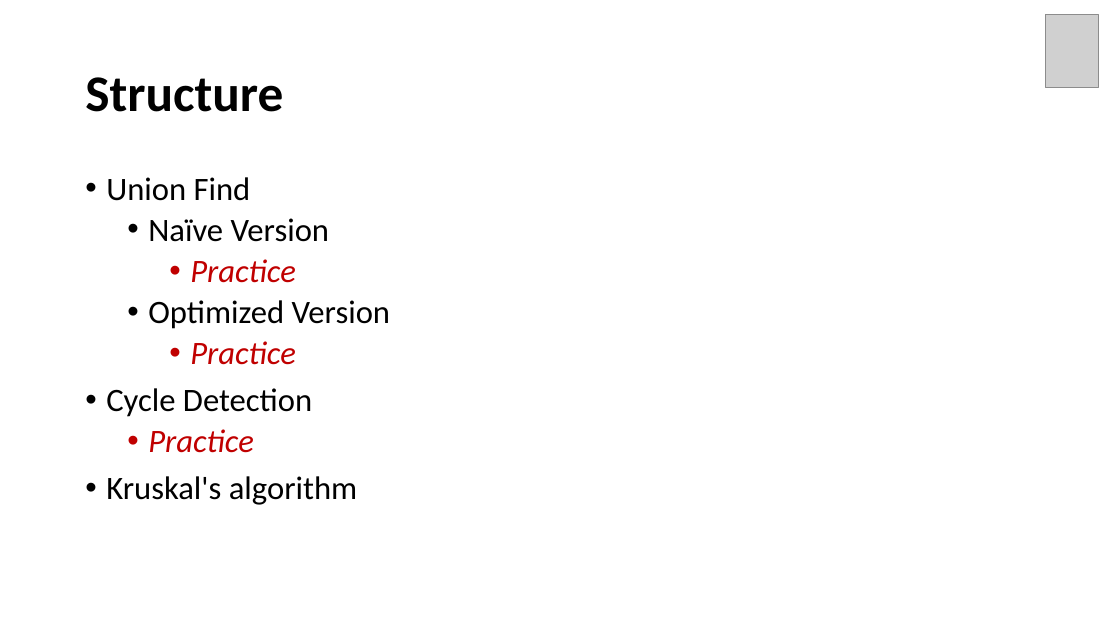
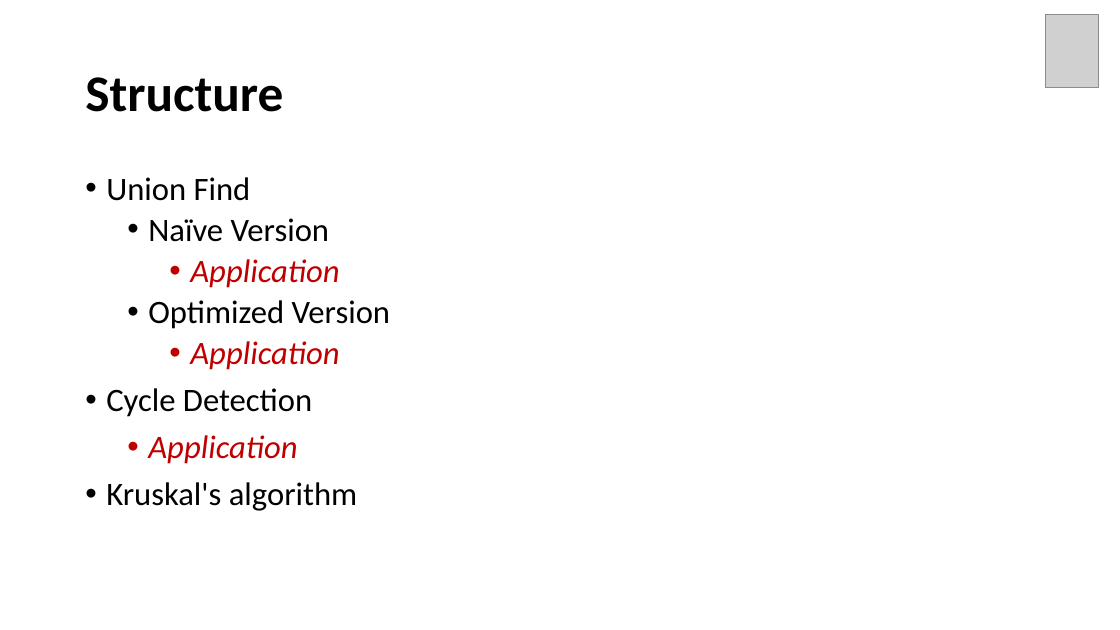
Before and after one commit to Neo-Hao/union-find, a slide deck: slide 122 of slides.pptx (slide 113 before the commit). Drawn at 1120x630 pixels with LibreOffice and Linux fonts; fonts in the diff are those of the drawing; grey boxes stand for pictures. Boxes give left, top, right and bottom in pixels: in the first picture for what was removed or moved away, otherwise in the second. Text is boxed around its words. In the diff, an @@ line names an element or a change of style, - is before the commit and + after.

```diff
--- a/slides.pptx
+++ b/slides.pptx
@@ text at [190, 259, 339, 288]: text changed @@
-    • Practice
+    • Application
@@ text at [190, 341, 339, 370]: text changed @@
-    • Practice
+    • Application
@@ text at [148, 435, 297, 464]: text changed @@
-  • Practice
+      • Application
```
Also in this commit, not shown: 22 other slides changed, 9 slides added, 6 other files.
